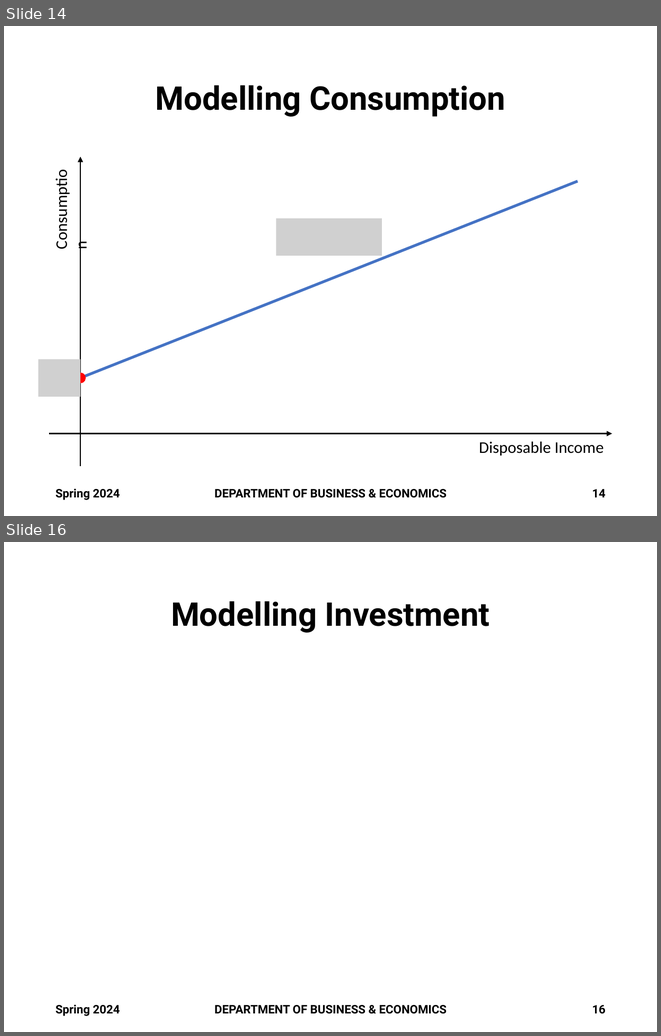
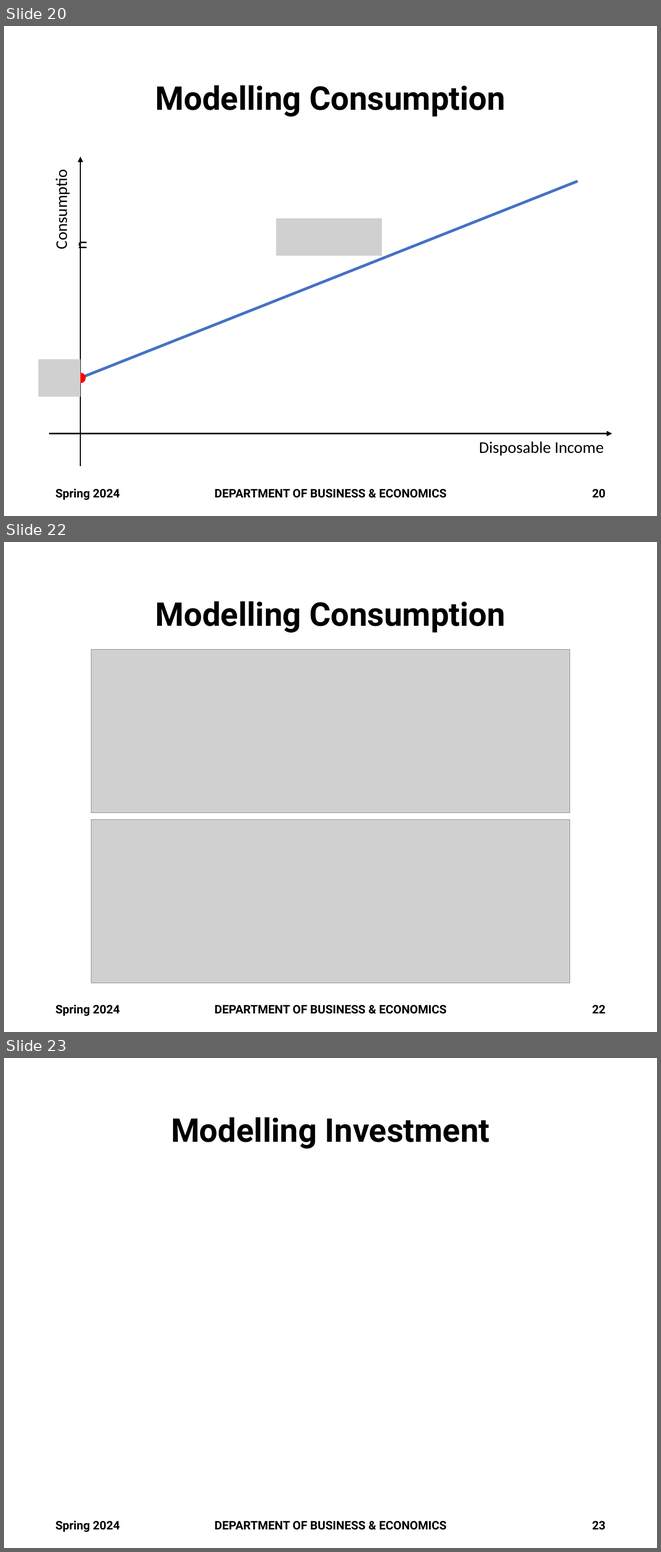
Before and after one commit to brianhwpark/brianhwpark.github.io, a slide deck: files/teaching-resources/monmouthcollege-econ-301/econ-301-s2024-lecture-note/ECON301-S2024-LEC02.pptx. Shown one above the other, each under a label of ours: slides 14 and 16 before the commit, slides 20, 22 and 23 after it; the slides between them are not shown. The pictures are 661x1036 and 661x1552 pixels, drawn with LibreOffice and Linux fonts; fonts in the diff are those of the drawing; grey boxes stand for pictures; background and template pictures are left out. Boxes give left, top, right and bottom in pixels: in the first picture for what was removed or moved away, otherwise in the second. Text is boxed around its words. In the diff, an @@ line names an element or a change of style, - is before the commit and + after.

```diff
--- a/files/teaching-resources/monmouthcollege-econ-301/econ-301-s2024-lecture-note/ECON301-S2024-LEC02.pptx
+++ b/files/teaching-resources/monmouthcollege-econ-301/econ-301-s2024-lecture-note/ECON301-S2024-LEC02.pptx
@@ slide 22 added at [4,542,657,1032], background #FFFFFF @@
@@ title added at [155,601,505,633], 36 pt, text #000000, bold @@
+Modelling Consumption
@@ picture added at [91,650,570,813] @@
@@ picture added at [91,820,570,983] @@
@@ text added at [55,1004,120,1016], 13 pt, text #000000, bold @@
+Spring 2024
@@ text added at [214,1005,447,1014], 13 pt, text #000000, bold @@
+DEPARTMENT OF BUSINESS & ECONOMICS
@@ page number added at [592,1005,606,1013], 13 pt, text #000000, bold @@
+22
@@ what was slide 14 is now slide 20 @@
@@ page number at [592,489,606,498]: text changed @@
-14
+20
@@ what was slide 16 is now slide 23 @@
@@ page number at [592,1521,606,1530]: text changed @@
-16
+23
```
Also in this commit, not shown: 1 slide changed, 15 other slides added, 3 other files.
